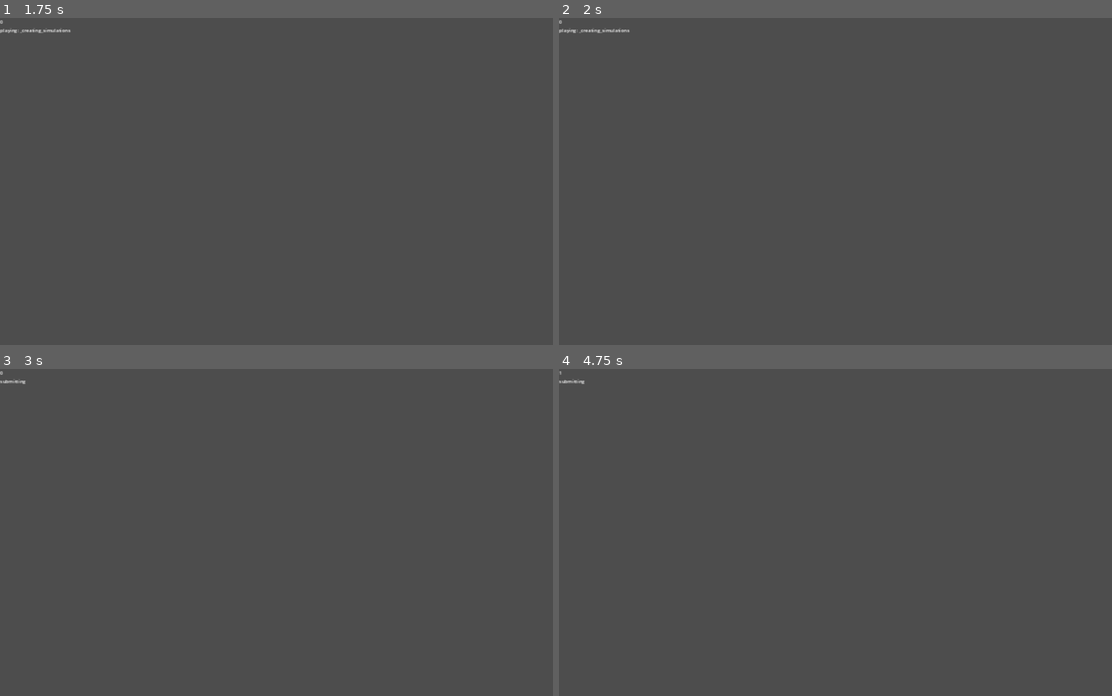
Above: before the commit, frames 1-4 (two rows, left to right).
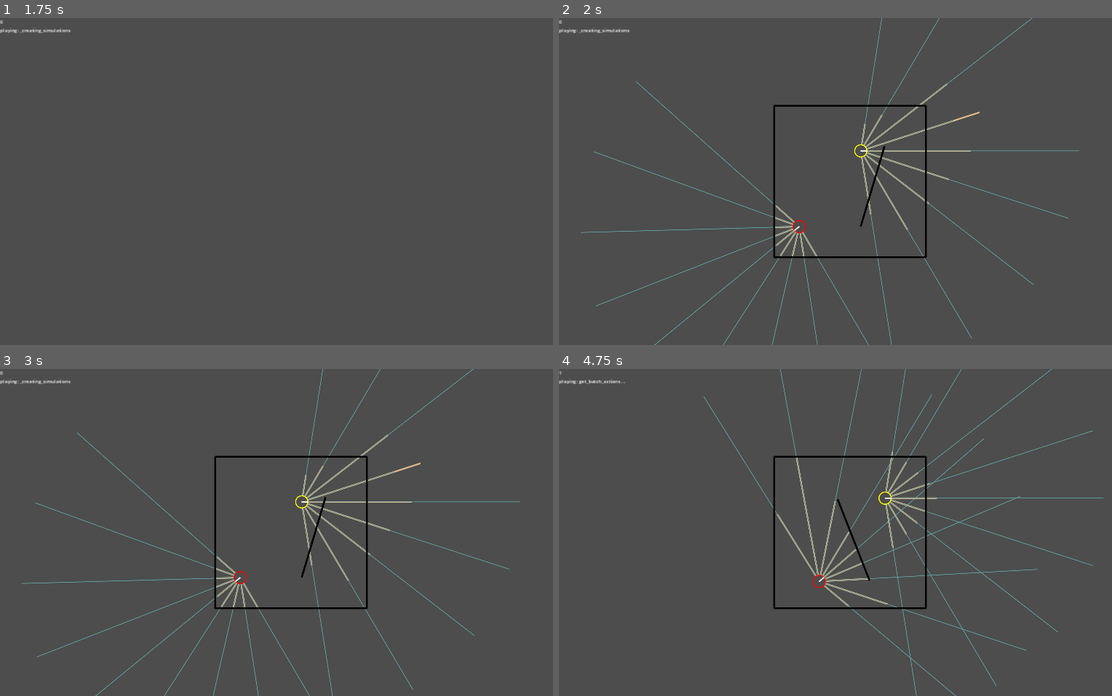
Above: after the commit, the same moments.

Repository: stokatyan/godot-ai
Game: Godot game, scene res://FindCoinGame/FCGEnv.tscn
Two runs of this game, one before a commit and one after it. Both use one fixed random seed, a clock stepped at 60 frames per second and the inputs below.
Inputs:
- Up to frame 1 (1.75 s): tap Enter at 0.5 s; hold D 0.53-1.28 s; tap O at 0.6, 1.35 s; tap Space at 1.25 s; hold S from 1.28 s (still down)
- Up to frame 2 (2 s): keep holding S
- Up to frame 3 (3 s): release S at 2.03 s; hold D 2.03-2.78 s; hold Enter 2.03-2.78 s; tap O at 2.3 s; hold Up from 2.78 s (still down); tap 2 at 2.85 s
- Up to frame 4 (4.75 s): tap O at 3.05, 3.8, 4.35 s; tap Space at 3.5 s; release Up at 3.53 s; hold A from 3.53 s (still down); tap 3 at 3.6 s; tap Enter at 4.25 s

Frame 1 is identical in both runs. In frame 2, 2.8% of the frame differs, in the area x 3-95%, y 0-100%; in frame 3, 2.9%; in frame 4, 3.1%, in the area x 0-99%, y 0-100%.
Error before the commit: Parse Error: Function "_get_hero_observation()" not found in base self. (res://FindCoinGame/FCGSimulation.gd:183)
Error after the commit: Cannot call method 'poll' on a null value. (res://AI/AIServerTCP.gd:40)

Commit message:
Multi agents in scene; need to get manual mvoement working and then train

Diff:
--- a/godot-ai-client/AI/AIRunner.gd
+++ b/godot-ai-client/AI/AIRunner.gd
@@ -121,11 +121,11 @@
 		var agent_to_move_index = {}
 		var agent_to_states_map = {}
 		for sim in simulations:
-			for agent_index in sim.get_agent_indicis():
+			for agent_index in range(0, sim.get_agents_count()):
 				var agent_name = sim.get_agent_name(agent_index)
 				agent_to_move_index[agent_name] = 0
 				var score_before = sim.get_score(agent_index)
-				var state = sim.get_observation(agent_index)
+				var state = sim.get_state(agent_index)
 				var batch_state: Array = []
 				if agent_to_states_map.has(agent_name):
 					batch_state = agent_to_states_map[agent_name]
@@ -143,7 +143,7 @@
 
 			var sim = simulations[simulation_index]
 
-			for agent_index in sim.get_agent_indicis():
+			for agent_index in range(0, sim.get_agents_count()):
 				var agent_name = sim.get_agent_name(agent_index)
 				var agent_move_index = agent_to_move_index[agent_name]
 				agent_to_move_index[agent_name] = agent_move_index + 1
@@ -162,14 +162,14 @@
 
 			var sim = simulations[simulation_index]
 
-			for agent_index in sim.get_agent_indicis():
+			for agent_index in range(0, sim.get_agents_count()):
 				var agent_name = sim.get_agent_name(agent_index)
 
 				# Get the index of of the move
 				var agent_move_index = agent_to_move_index[agent_name]
 
 				# Create Replay
-				var state_ = sim.get_observation(agent_index)
+				var state_ = sim.get_state(agent_index)
 				var action = actions_dictionary[agent_name][agent_move_index]
 				var is_done = sim.is_game_complete(agent_index)
 				var reward = sim.get_score(agent_index)
--- a/godot-ai-client/AI/BaseSimulation.gd
+++ b/godot-ai-client/AI/BaseSimulation.gd
@@ -5,37 +5,47 @@
 var _is_cleaned = false
 
 func new_game(physics_update: Signal) -> bool:
+	assert(false)
 	await physics_update
 	return true
 
 func is_game_complete(agent_index: int) -> bool:
+	assert(false)
 	return false
 
 func apply_action(agent_index: int, _action_vector: Array[float], _callback):
+	assert(false)
 	pass
 
-func get_observation(agent_index: int) -> Array[float]:
+func get_state(agent_index: int) -> Array[float]:
+	assert(false)
 	return []
 
 func get_score(agent_index: int) -> float:
+	assert(false)
 	return 0
 
 func cleanup_simulation():
+	assert(false)
 	_is_cleaned = true
 
+func get_state_dim(agent_name: String) -> int:
+	assert(false)
+	return 0
+
+func get_action_dim(agent_name: String) -> int:
+	assert(false)
+	return 0
+
 func get_agent_names() -> Array[String]:
+	assert(false)
 	var agent_names = []
 	return agent_names
 
-func get_agent_name(agent_index: int) -> String:
-	return ""
-
-func get_state_dim(agent_name: String) -> int:
+func get_agents_count() -> int:
+	assert(false)
 	return 0
 
-func get_action_dim(agent_name: String) -> int:
-	return 0
-
-func get_agent_indicis() -> Array[int]:
-	var indicis: Array[int] = []
-	return indicis
+func get_agent_name(agent_index: int) -> String:
+	assert(false)
+	return ""
--- a/godot-ai-client/FindCoinGame/FCGHero.gd
+++ b/godot-ai-client/FindCoinGame/FCGAgent.gd
@@ -1,6 +1,6 @@
 extends FCGBaseNode
 
-class_name FCGHero
+class_name FCGAgent
 
 var max_vision_distance: float:
 	get:
--- a/godot-ai-client/FindCoinGame/FCGEnv.gd
+++ b/godot-ai-client/FindCoinGame/FCGEnv.gd
@@ -85,58 +85,50 @@
 func _draw_simulation(s: FCGSimulation):
 	if s._is_cleaned:
 		return
-	# Hero Vision
-	var vision_angles = s._hero.get_vision_angles()
-	var game_state = s.get_game_state()
-	var h = s._hero
-	for i in range(vision_angles.size()):
-		var a = vision_angles[i]
-		var wall_depth = game_state[i + 1] # first item is rotation
-		var target_depth = game_state[i + 1 + vision_angles.size()] # first item is rotation
-		var direction = Vector2.from_angle(a)
-		draw_line(
-			h._position + direction * h._radius,
-			h._position + direction * wall_depth * h.max_vision_distance + direction * h._radius,
-			Color.BURLYWOOD,
-			4,
-			true
-		)
-		draw_line(
-			h._position + direction * h._radius,
-			h._position + direction * target_depth * h.max_vision_distance + direction * h._radius,
-			Color.CADET_BLUE,
-			1,
+
+	var colors = [Color.RED, Color.YELLOW]
+	for agent_index in range(0, s.get_agents_count()):
+		# Vision
+		var agent = s._agents[agent_index]
+		var vision_angles = agent.get_vision_angles()
+		var game_state = s.get_state(agent_index)
+		for i in range(vision_angles.size()):
+			var a = vision_angles[i]
+			var wall_depth = game_state[i + 1] # first item is rotation
+			var target_depth = game_state[i + 1 + vision_angles.size()] # first item is rotation
+			var direction = Vector2.from_angle(a)
+			draw_line(
+				agent._position + direction * agent._radius,
+				agent._position + direction * wall_depth * agent.max_vision_distance + direction * agent._radius,
+				Color.BURLYWOOD,
+				4,
+				true
+			)
+			draw_line(
+				agent._position + direction * agent._radius,
+				agent._position + direction * target_depth * agent.max_vision_distance + direction * agent._radius,
+				Color.CADET_BLUE,
+				1,
+				true
+			)
+		# Agent
+		draw_circle(
+			agent._position,
+			agent._radius,
+			colors[agent_index],
+			false,
+			2.0,
 			true
 		)
 
-	# Target
-	draw_circle(
-		s._target._position,
-		s._target._radius,
-		Color.YELLOW,
-		false,
-		2.0,
-		true
-	)
-
-	# Hero
-	draw_circle(
-		s._hero._position,
-		s._hero._radius,
-		Color.RED,
-		false,
-		2.0,
-		true
-	)
-
-	# Hero Orientation
-	draw_line(
-		h._position,
-		h._position + Vector2.from_angle(h._rotation) * h._radius,
-		Color.WHITE_SMOKE,
-		3,
-		true
-	)
+		# Orientation
+		draw_line(
+			agent._position,
+			agent._position + Vector2.from_angle(agent._rotation) * agent._radius,
+			Color.WHITE_SMOKE,
+			3,
+			true
+		)
 
 	# Walls
 	for body in s._boundary_wall_bodies + s._inner_wall_bodies:
--- a/godot-ai-client/FindCoinGame/FCGSimulation.gd
+++ b/godot-ai-client/FindCoinGame/FCGSimulation.gd
@@ -2,8 +2,17 @@
 
 class_name FCGSimulation
 
-var _hero: FCGHero = FCGHero.new()
-var _target: FCGTarget = FCGTarget.new()
+var agent_names: Array[String] = ["hero", "target"]
+var agent_indecis: Array[int] = [0, 1]
+
+var _hero: FCGAgent = FCGAgent.new()
+var _target: FCGAgent = FCGAgent.new()
+var _agents: Array[FCGAgent]:
+	get:
+		var agents: Array[FCGAgent] = []
+		agents.append(_hero)
+		agents.append(_target)
+		return agents
 
 var _map_size: float = 500
 var _map_radius: float:
@@ -12,12 +21,11 @@
 
 var _actions_taken = 0
 
-var _prev_actions: Array[float] = []
+var _agents_to_prev_actions = {}
 var _action_history_size = 10
 
-var _prev_observations: Array = []
+var _agents_to_prev_observations= {}
 var _observation_history_size = 10
-var _initial_hero_position: Vector2
 
 var _wall_thickness: float = 5
 
@@ -167,28 +175,34 @@
 	_hero.set_transform(p_hero, randf_range(-PI, PI))
 	_target.set_transform(p_target, 0)
 
-	_initial_hero_position = p_hero
 	_reset_prev_actions()
 	_reset_prev_observations()
 
 	return true
 
 func _reset_prev_actions():
-	_prev_actions = []
-	for i in range(_action_history_size):
-		_prev_actions.append(0.0)
-		_prev_actions.append(0.0)
+	for agent in _agents:
+		var history: Array[float] = []
+
+		for i in range(_action_history_size):
+			history.append(0.0)
+			history.append(0.0)
+
+		_agents_to_prev_actions[agent] = history
 
 func _reset_prev_observations():
-	var obs = _get_hero_observation()
-	_prev_observations = []
-	for i in range(_observation_history_size):
-		_prev_observations.append(obs)
+	for agent_index in get_agents_count():
+		var obs = _get_current_observation(agent_index)
+		var prev_observations = []
+		for i in range(_observation_history_size):
+			prev_observations.append(obs)
+		_agents_to_prev_observations[_agents[agent_index]] = prev_observations
 
 func is_game_complete(agent_index: int) -> bool:
 	return _hero._position.distance_to(_target._position) < _hero._radius + _target._radius
 
 func apply_action(agent_index: int, action_vector: Array[float], callback):
+	var agent = _agents[agent_index]
 	var motion_vector = Vector2(action_vector[0], action_vector[1]) * _hero._radius
 	var hero_transform: Transform2D = get_transform(_hero._physics_body)
 	var space_state = PhysicsServer2D.space_get_direct_state(_physics_space)
@@ -205,12 +219,16 @@
 	var result = space_state.cast_motion(motion_query)
 	var motion_magnitude = result[0]
 
-	_prev_actions.pop_front()
-	_prev_actions.pop_front()
-	_prev_actions += action_vector
-
-	_prev_observations.pop_front()
-	_prev_observations.append(_get_hero_observation())
+	var prev_actions = _agents_to_prev_actions[agent]
+	prev_actions.pop_front()
+	prev_actions.pop_front()
+	prev_actions += action_vector
+	_agents_to_prev_actions[agent] = prev_actions
+
+	var prev_observations = _agents_to_prev_observations[agent]
+	prev_observations.pop_front()
+	prev_observations.append(_get_current_observation(agent_index))
+	_agents_to_prev_observations[agent] = prev_observations
 
 	_actions_taken += 1
 
@@ -219,15 +237,18 @@
 	if callback:
 		callback.call(self)
 
-func get_observation(agent_index: int) -> Array[float]:
+func get_state(agent_index: int) -> Array[float]:
 	var current = _get_current_observation(agent_index)
-	if _prev_observations.size() != _observation_history_size:
+	var agent = _agents[agent_index]
+	var prev_observations = _agents_to_prev_observations[agent]
+	if prev_observations.size() != _observation_history_size:
 		_reset_prev_observations()
 	var flattened_prev_observatations: Array[float]
-	for obs in _prev_observations:
+	for obs in prev_observations:
 		flattened_prev_observatations += obs
-
-	var state = current + flattened_prev_observatations + _prev_actions
+	var prev_actions: Array[float] = _agents_to_prev_actions[agent]
+
+	var state = current + flattened_prev_observatations + prev_actions
 	return state
 
 func _get_current_observation(agent_index: int) -> Array[float]:
@@ -236,12 +257,13 @@
 	]
 	var angles = _hero.get_vision_angles()
 	var angle_to_wall_distance = {}
+	var agent = _agents[agent_index]
 	for a in angles:
-		var obs = _get_hero_layer_observation(a, _hero.max_vision_distance, _wall_layer)
+		var obs = _get_agent_observation(agent, a, agent.max_vision_distance, _wall_layer)
 		state.append(obs)
 		angle_to_wall_distance[a] = obs
 	for a in angles:
-		var obs = _get_hero_layer_observation(a, _hero.max_vision_distance, _target_layer)
+		var obs = _get_agent_observation(agent, a, agent.max_vision_distance, _target_layer | _hero_layer)
 		var t = _hero._transform
 		t.origin += Vector2.from_angle(a) * _target._radius
 		var target_collision_points = _get_collision_points(_hero._physics_shape, t, 0, _target_layer)
@@ -258,9 +280,9 @@
 
 	return state
 
-func _get_hero_layer_observation(angle: float, max_distance: float, layer: int) -> float:
+func _get_agent_observation(agent: FCGAgent, angle: float, max_distance: float, layer: int) -> float:
 	var space_state = PhysicsServer2D.space_get_direct_state(_physics_space)
-	var hero_transform: Transform2D = get_transform(_hero._physics_body)
+	var agent_transform: Transform2D = get_transform(agent._physics_body)
 
 	# Define the motion query
 	var motion_query = PhysicsShapeQueryParameters2D.new()
@@ -268,8 +290,8 @@
 	motion_query.collide_with_bodies = true
 	motion_query.margin = 0
 	motion_query.motion = Vector2.from_angle(angle) * max_distance
-	motion_query.shape_rid = _hero._physics_shape
-	motion_query.transform = hero_transform
+	motion_query.shape_rid = agent._physics_shape
+	motion_query.transform = agent_transform
 	motion_query.collision_mask = layer
 
 	var result = space_state.cast_motion(motion_query)
@@ -286,9 +308,13 @@
 	return result
 
 func get_score(agent_index: int) -> float:
+	var scalar = 1.0
+	if agent_index == 1:
+		scalar = -1.0
+
 	if is_game_complete(agent_index):
-		return 1.0
-	return -1.0
+		return 1.0 * scalar
+	return -1.0 * scalar
 
 ## Check if p2 will overlap the line from p1 to p3
 func _will_overlap(p1: Vector2, p3: Vector2, p2: Vector2, r: float):
@@ -317,3 +343,14 @@
 
 	if distance_to_p2 < min_distance:
 		return closest_point
+
+func get_agent_names() -> Array[String]:
+	return agent_names
+
+func get_agents_count() -> int:
+	return _agents.size()
+
+func get_agent_name(agent_index: int) -> String:
+	if agent_index == 0:
+		return agent_names[0]
+	return agent_names[1]
--- a/godot-ai-client/FindCoinGame/FCGTarget.gd
+++ /dev/null
@@ -1,11 +0,0 @@
-extends FCGBaseNode
-
-class_name FCGTarget
-
-func _init():
-	_radius = 20
-	_physics_body = PhysicsServer2D.body_create()
-	_physics_shape = PhysicsServer2D.circle_shape_create()
-	PhysicsServer2D.shape_set_data(_physics_shape, _radius)
-	PhysicsServer2D.body_add_shape(_physics_body, _physics_shape)
-	PhysicsServer2D.body_set_mode(_physics_body, PhysicsServer2D.BodyMode.BODY_MODE_KINEMATIC)
